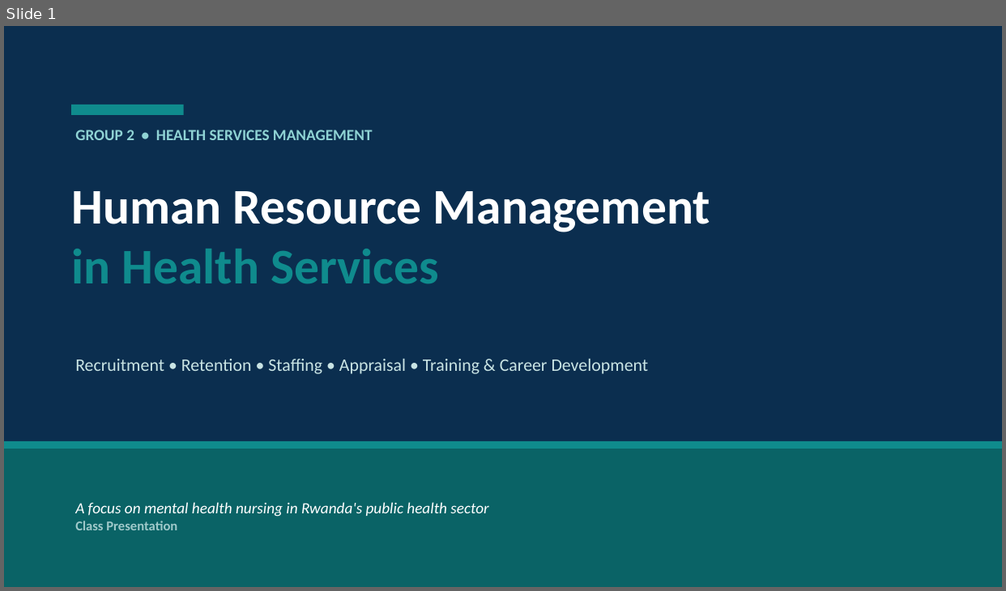
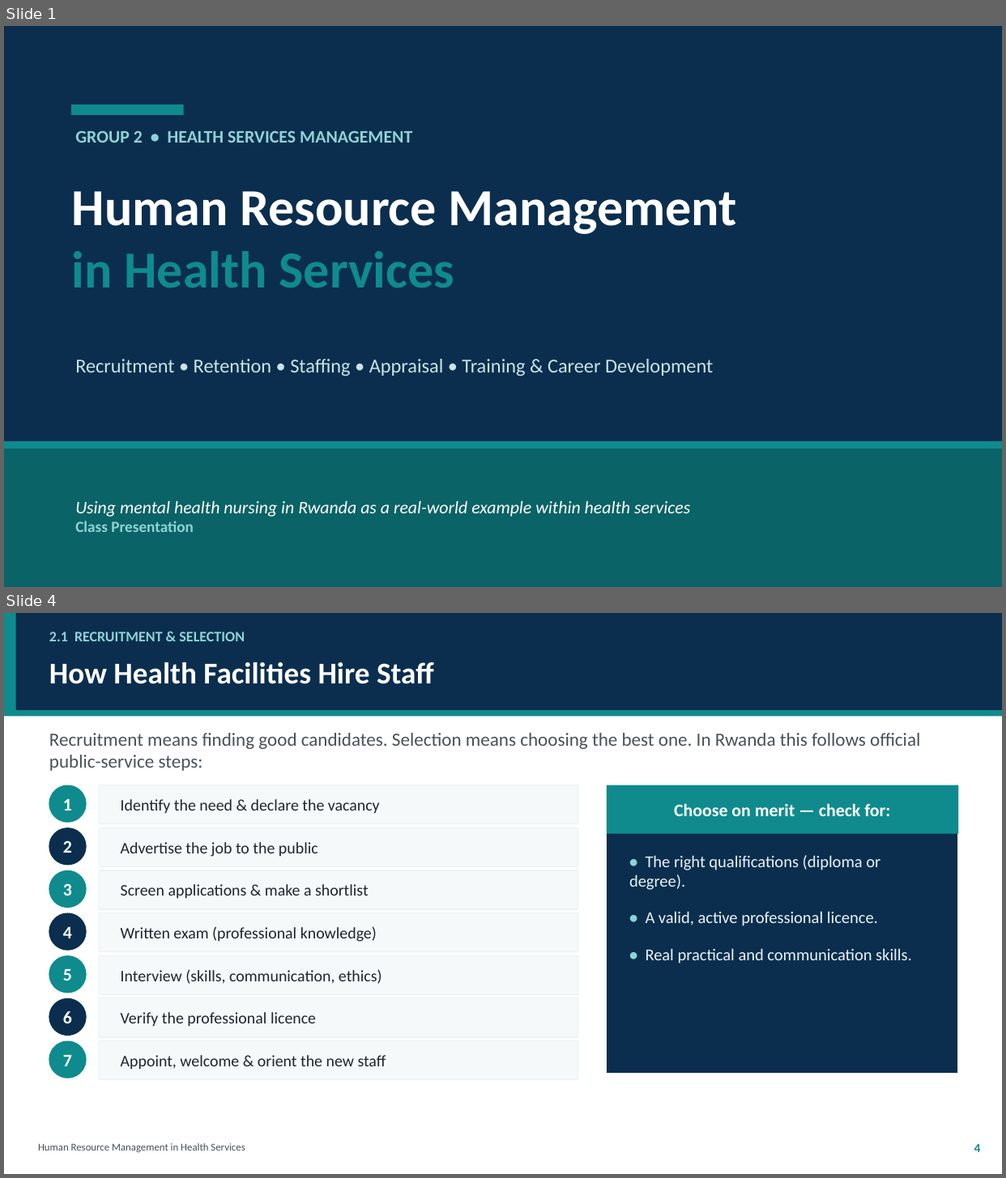
Before and after one commit to kwisanga-roger/mental-health-nurses-learning-helper, a slide deck: HRM_in_Health_Services_Group2.pptx. Shown one above the other, each under a label of ours: slide 1 before the commit, slides 1 and 4 after it; the slides between them are not shown. The pictures are 1006x591 and 1006x1178 pixels, drawn with LibreOffice and Linux fonts; fonts in the diff are those of the drawing. Boxes give left, top, right and bottom in pixels: in the first picture for what was removed or moved away, otherwise in the second. Text is boxed around its words. In the diff, an @@ line names an element or a change of style, - is before the commit and + after.

```diff
--- a/HRM_in_Health_Services_Group2.pptx
+++ b/HRM_in_Health_Services_Group2.pptx
@@ slide 4 added at <box>4,613,1002,1174</box>, background #FFFFFF @@
@@ rectangle added at <box>4,613,1002,710</box>, fill #0B2E4F @@
@@ rectangle added at <box>4,613,16,710</box>, fill #0F8B8D @@
@@ text added at <box>49,632,245,641</box>, 14 pt, text #8FD3D4, bold @@
+2.1 RECRUITMENT & SELECTION
@@ text added at <box>49,662,434,684</box>, 29 pt, text #FFFFFF, bold @@
+How Health Facilities Hire Staff
@@ rectangle added at <box>4,710,1002,717</box>, fill #0F8B8D @@
@@ text added at <box>49,733,920,771</box>, 18 pt, text #4A5159 @@
+Recruitment means finding good candidates. Selection means choosing the best one. In Rwanda this follows official public-service steps:
@@ ellipse added at <box>49,786,87,823</box>, fill #0F8B8D, 17 pt, text #FFFFFF, bold @@
+1
@@ rectangle added at <box>99,786,578,824</box>, fill #F5F9FA, outline #E8F3F3 1 pt @@
@@ text added at <box>121,799,380,814</box>, 15.5 pt, text #1F262D @@
+Identify the need & declare the vacancy
@@ rectangle added at <box>607,786,958,1073</box>, fill #0B2E4F, outline #E8F3F3 1 pt @@
@@ rectangle added at <box>607,786,958,834</box>, fill #0F8B8D @@
@@ text added at <box>674,803,890,816</box>, 17 pt, text #FFFFFF, bold @@
+Choose on merit — check for:
@@ ellipse added at <box>49,828,87,865</box>, fill #0B2E4F, 17 pt, text #FFFFFF, bold @@
+2
@@ rectangle added at <box>99,828,578,867</box>, fill #F5F9FA, outline #E8F3F3 1 pt @@
@@ text added at <box>121,842,318,857</box>, 15.5 pt, text #1F262D @@
+Advertise the job to the public
@@ text added at <box>629,855,912,964</box>, 16 pt, text #E8F3F3 @@
+• The right qualifications (diploma or degree).
+• A valid, active professional licence.
+• Real practical and communication skills.
@@ ellipse added at <box>49,871,87,908</box>, fill #0F8B8D, 17 pt, text #FFFFFF, bold @@
+3
@@ rectangle added at <box>99,871,578,909</box>, fill #F5F9FA, outline #E8F3F3 1 pt @@
@@ text added at <box>121,884,368,899</box>, 15.5 pt, text #1F262D @@
+Screen applications & make a shortlist
@@ ellipse added at <box>49,914,87,951</box>, fill #0B2E4F, 17 pt, text #FFFFFF, bold @@
+4
@@ rectangle added at <box>99,914,578,952</box>, fill #F5F9FA, outline #E8F3F3 1 pt @@
@@ text added at <box>121,926,377,942</box>, 15.5 pt, text #1F262D @@
+Written exam (professional knowledge)
@@ ellipse added at <box>49,956,87,994</box>, fill #0F8B8D, 17 pt, text #FFFFFF, bold @@
+5
@@ rectangle added at <box>99,956,578,995</box>, fill #F5F9FA, outline #E8F3F3 1 pt @@
@@ text added at <box>121,969,382,984</box>, 15.5 pt, text #1F262D @@
+Interview (skills, communication, ethics)
@@ ellipse added at <box>49,999,87,1036</box>, fill #0B2E4F, 17 pt, text #FFFFFF, bold @@
+6
@@ rectangle added at <box>99,999,578,1037</box>, fill #F5F9FA, outline #E8F3F3 1 pt @@
@@ text added at <box>121,1012,316,1027</box>, 15.5 pt, text #1F262D @@
+Verify the professional licence
@@ ellipse added at <box>49,1041,87,1079</box>, fill #0F8B8D, 17 pt, text #FFFFFF, bold @@
+7
@@ rectangle added at <box>99,1041,578,1080</box>, fill #F5F9FA, outline #E8F3F3 1 pt @@
@@ text added at <box>121,1055,386,1070</box>, 15.5 pt, text #1F262D @@
+Appoint, welcome & orient the new staff
@@ text added at <box>38,1144,245,1152</box>, 10 pt, text #4A5159 @@
+Human Resource Management in Health Services
@@ text added at <box>974,1144,981,1152</box>, 12 pt, text #0F8B8D, bold @@
+4
@@ slide 1 changed as well @@
@@ text "GROUP 2 • HEALTH SERVICES ..." at <box>75,130,412,143</box>: size 15 to 17 pt @@
@@ text "Human Resource Management" at <box>72,191,737,288</box>: size 48 to 50 pt @@
@@ text "Recruitment • Retention • Staffing ..." at <box>75,359,713,376</box>: size 17 to 19 pt @@
@@ text at <box>75,501,690,517</box>: text changed; size 15 to 17 pt @@
-A focus on mental health nursing in Rwanda's public health sector
+Using mental health nursing in Rwanda as a real-world example within health services
@@ text at <box>75,521,194,532</box>: size 13 to 15 pt, text colour #9FC9CA to #8FD3D4 in "Class Presentation" @@
```
Also in this commit, not shown: 11 other slides changed, 2 other slides added, 3 slides removed.
